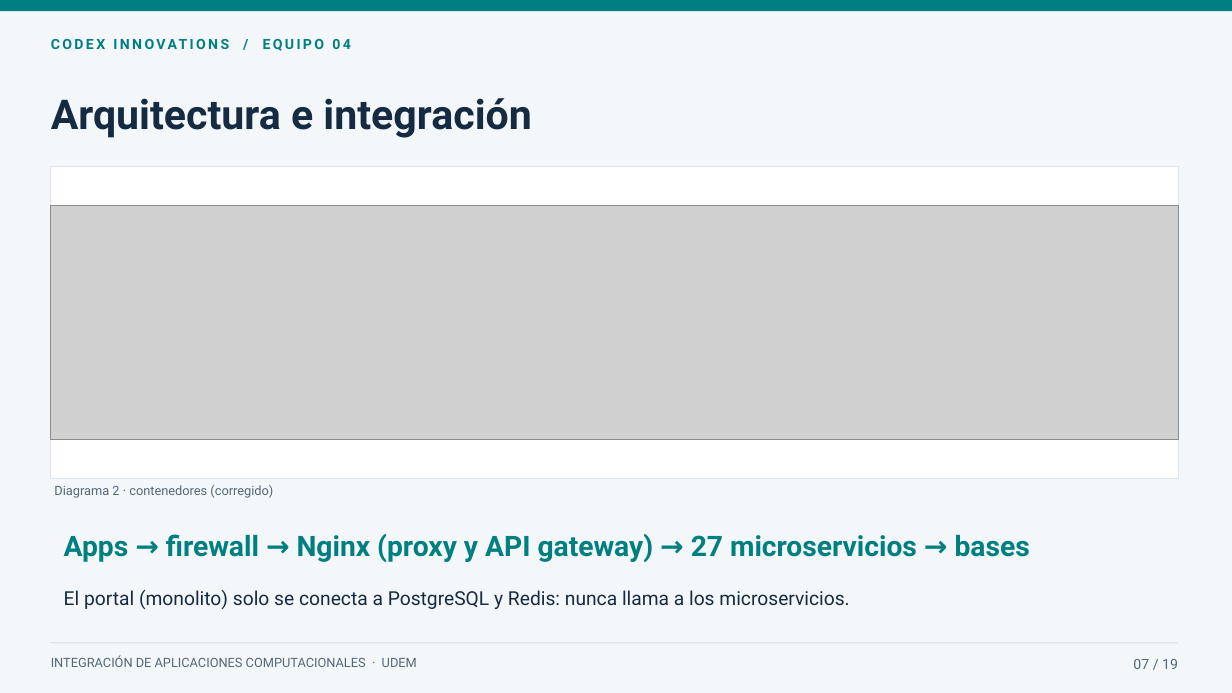
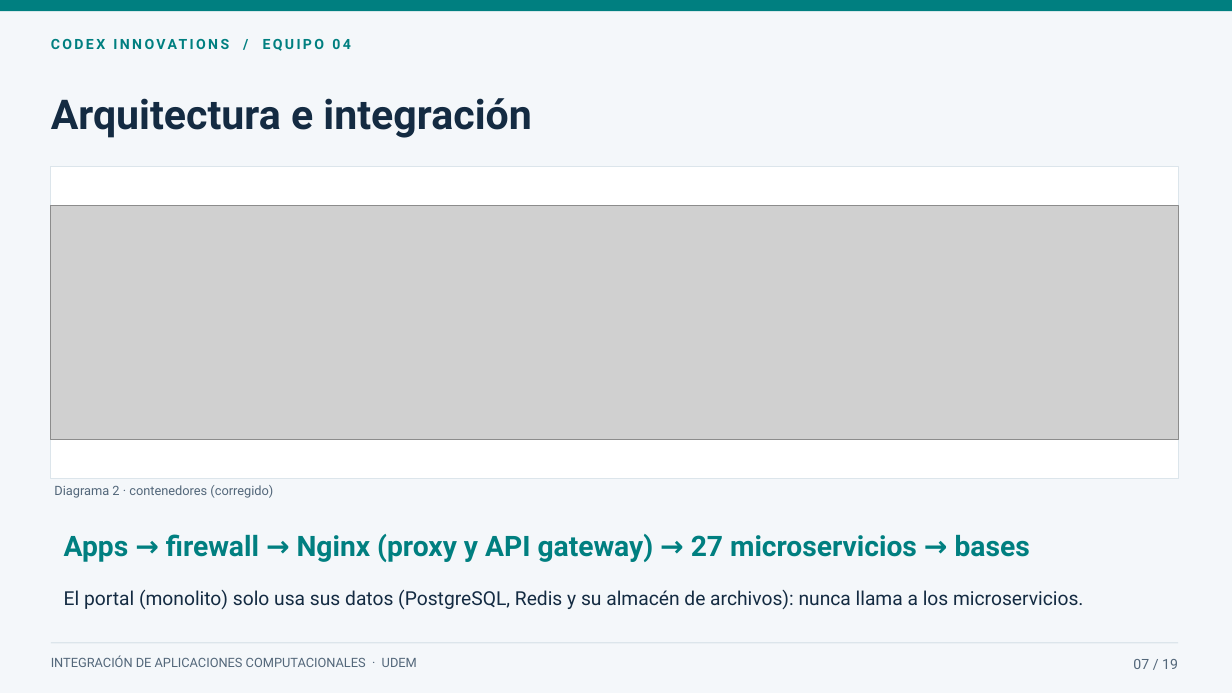
Before and after one commit to mauro-castp/proyecto-integracion, a slide deck: slide 7 of presentacion/Microhubs · Presentación final.pptx. Drawn at 1232x693 pixels with LibreOffice and Linux fonts; fonts in the diff are those of the drawing; grey boxes stand for pictures. Boxes give left, top, right and bottom in pixels: in the first picture for what was removed or moved away, otherwise in the second. Text is boxed around its words. In the diff, an @@ line names an element or a change of style, - is before the commit and + after.

```diff
--- a/presentacion/Microhubs · Presentación final.pptx
+++ b/presentacion/Microhubs · Presentación final.pptx
@@ text at (x1=64, y1=590, x2=1083, y2=609): text changed @@
-El portal (monolito) solo se conecta a PostgreSQL y Redis: nunca llama a los microservicios.
+El portal (monolito) solo usa sus datos (PostgreSQL, Redis y su almacén de archivos): nunca llama a los microservicios.
```
Also in this commit, not shown: 9 other slides changed, 23 other files.
